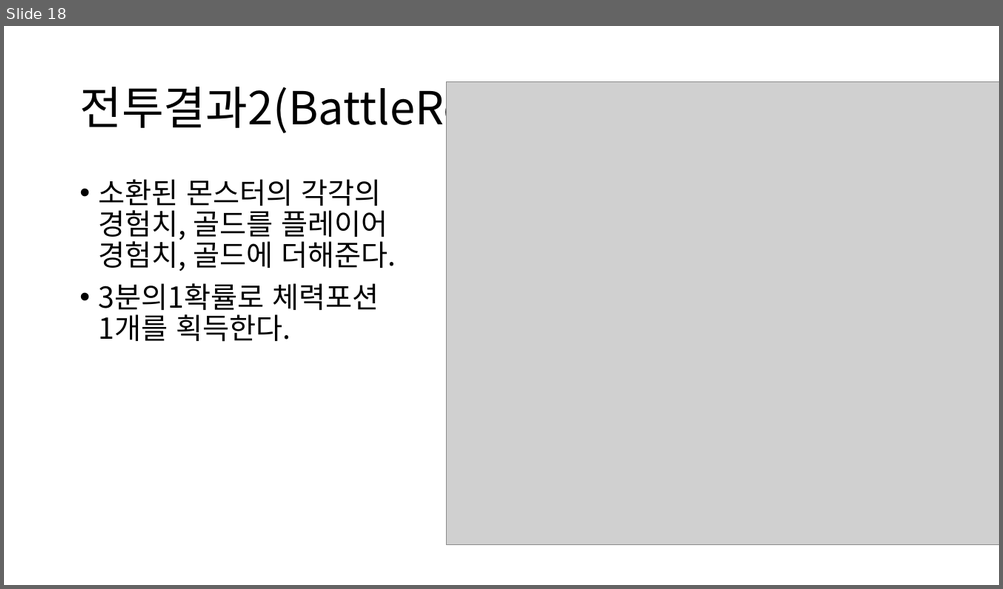
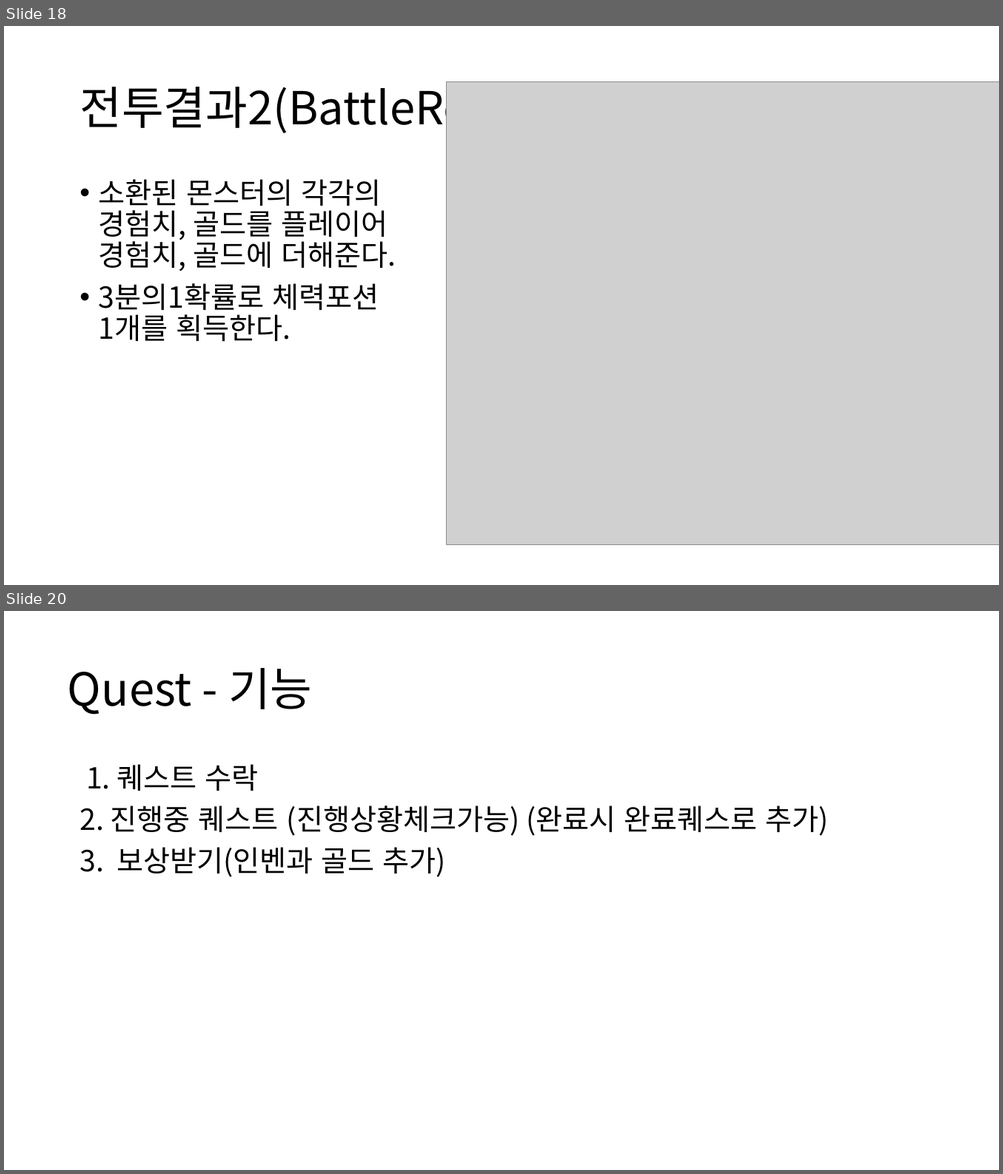
Before and after one commit to sh010207/TextRPG, a slide deck: 수조.pptx. Shown one above the other, each under a label of ours: slide 18 before the commit, slides 18 and 20 after it; the slides between them are not shown. The pictures are 1003x589 and 1003x1174 pixels, drawn with LibreOffice and Linux fonts; fonts in the diff are those of the drawing; grey boxes stand for pictures. Boxes give left, top, right and bottom in pixels: in the first picture for what was removed or moved away, otherwise in the second. Text is boxed around its words. In the diff, an @@ line names an element or a change of style, - is before the commit and + after.

```diff
--- a/수조.pptx
+++ b/수조.pptx
@@ slide 20 added at (x1=4, y1=611, x2=999, y2=1170), background #FFFFFF @@
@@ title added at (x1=68, y1=668, x2=312, y2=715), 44 pt, text #000000 @@
+Quest - 기능
@@ text added at (x1=79, y1=764, x2=828, y2=877), 28 pt, text #000000 @@
+1. 퀘스트 수락
+2. 진행중 퀘스트 (진행상황체크가능) (완료시 완료퀘스로 추가)
+3. 보상받기(인벤과 골드 추가)
```
Also in this commit, not shown: 2 slides changed, 4 other slides added, 2 other files.
